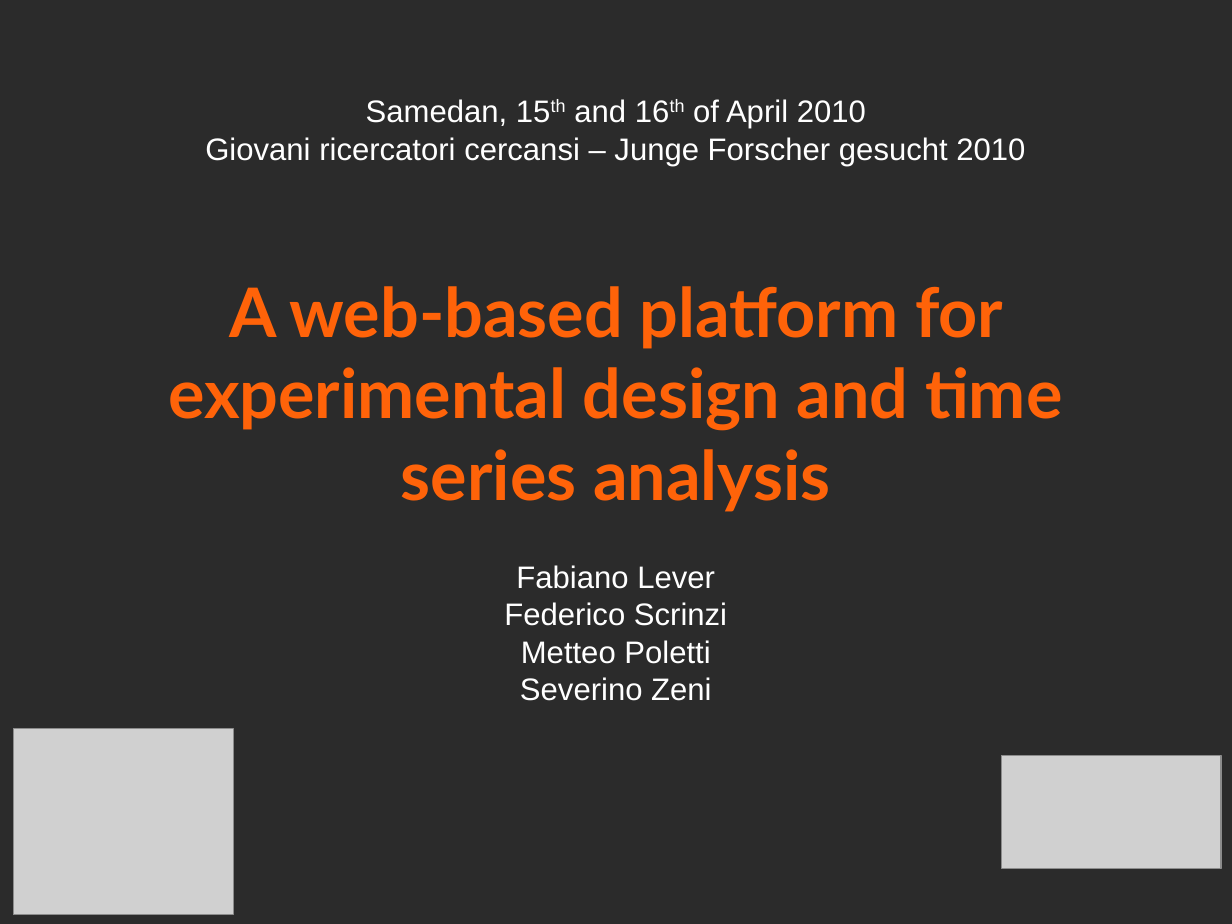
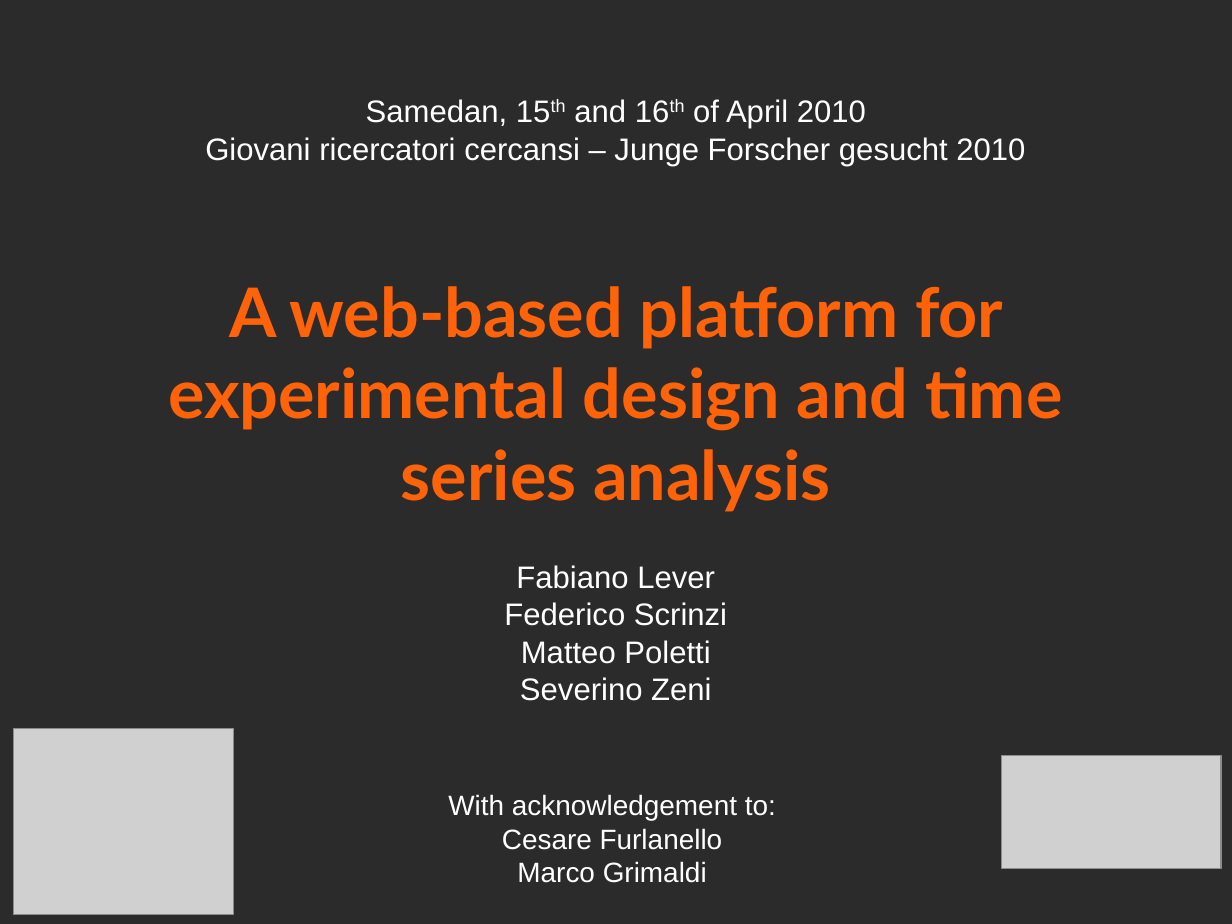
Before and after one commit to volpino/docs-EURAC, a slide deck: slide 1 of presentazione_svizzera2.0.alpha.odp. Drawn at 1232x924 pixels with LibreOffice and Linux fonts; fonts in the diff are those of the drawing; grey boxes stand for pictures; background and template pictures are left out; a plain dark background stands for a picture behind light text. Boxes give left, top, right and bottom in pixels: in the first picture for what was removed or moved away, otherwise in the second. Text is boxed around its words. In the diff, an @@ line names an element or a change of style, - is before the commit and + after.

```diff
--- a/presentazione_svizzera2.0.alpha.odp
+++ b/presentazione_svizzera2.0.alpha.odp
@@ text at <box>521,640,710,664</box>: text changed @@
-Metteo Poletti
+Matteo Poletti
@@ text added at <box>448,794,776,883</box>, 18 pt, text #FFFFFF @@
+With acknowledgement to:
+Cesare Furlanello
+Marco Grimaldi
```
Also in this commit, not shown: 3 other slides changed, 1 other file.
